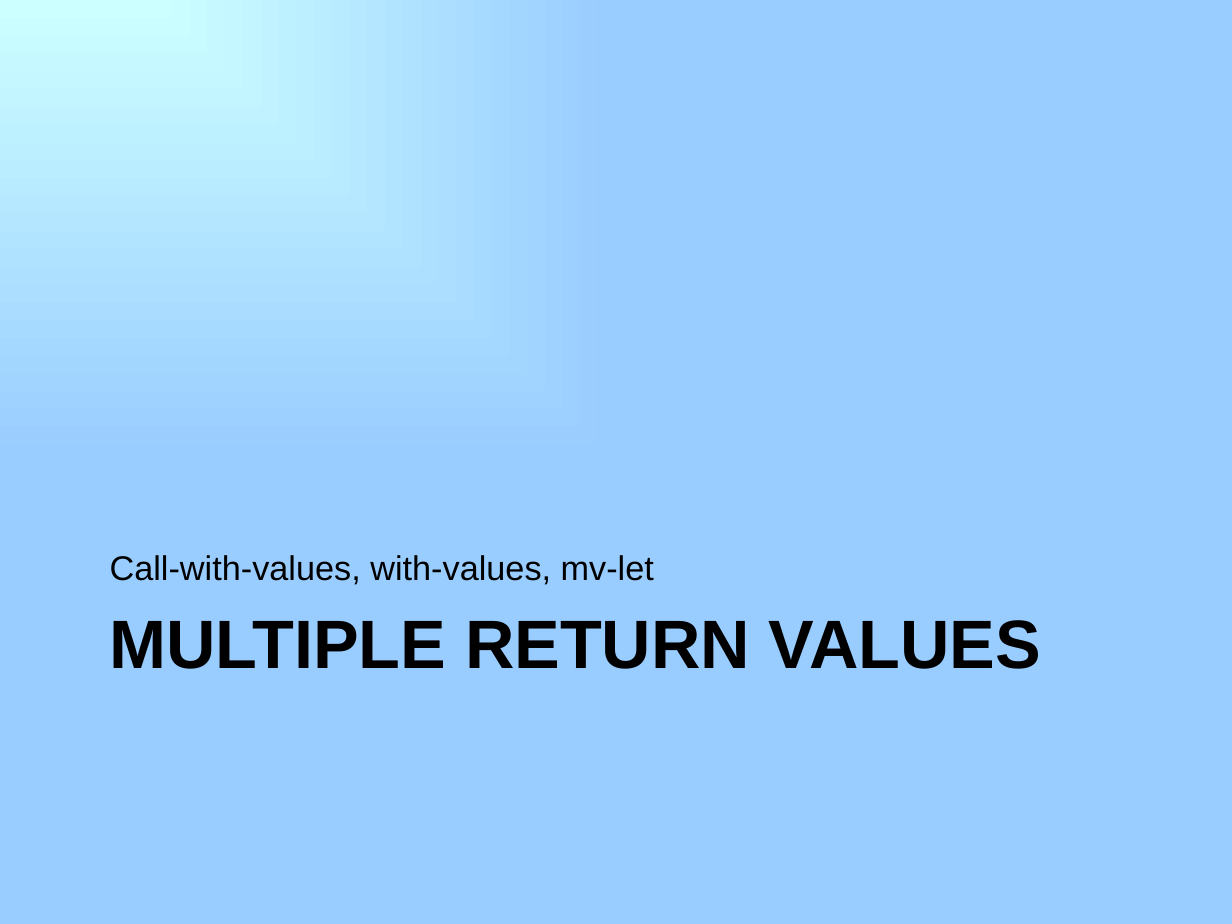
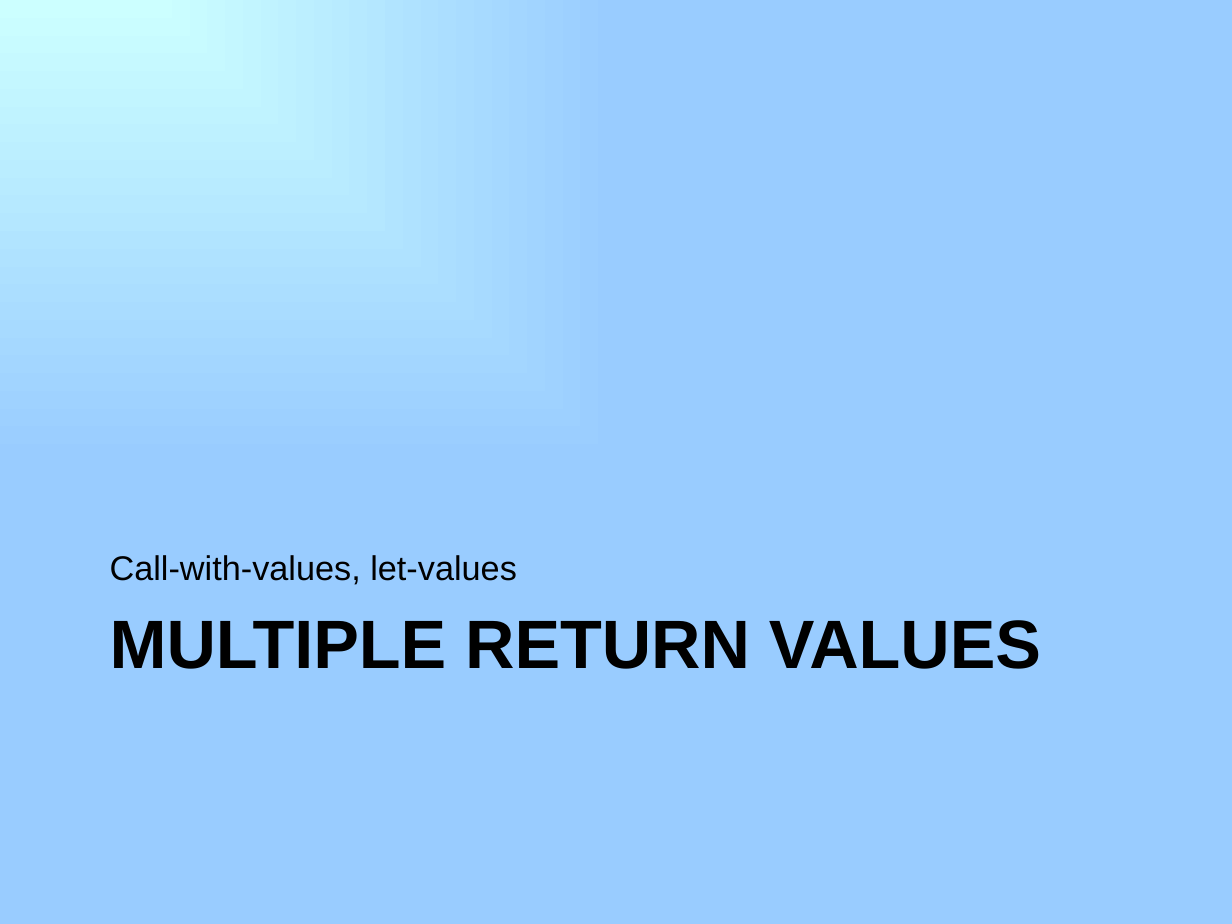
Before and after one commit to RHIT-CSSE/csse304, a slide deck: slide 8 of ClassMaterials/Memoization/memoization.pptx. Drawn at 1232x924 pixels with LibreOffice and Linux fonts; fonts in the diff are those of the drawing. Boxes give left, top, right and bottom in pixels: in the first picture for what was removed or moved away, otherwise in the second. Text is boxed around its words. In the diff, an @@ line names an element or a change of style, - is before the commit and + after.

```diff
--- a/ClassMaterials/Memoization/memoization.pptx
+++ b/ClassMaterials/Memoization/memoization.pptx
@@ text at box(110, 555, 517, 585): text changed @@
-Call-with-values, with-values, mv-let
+Call-with-values, let-values
```
Also in this commit, not shown: 1 other slide changed, 1 slide added, 3 slides removed, 1 other file.
